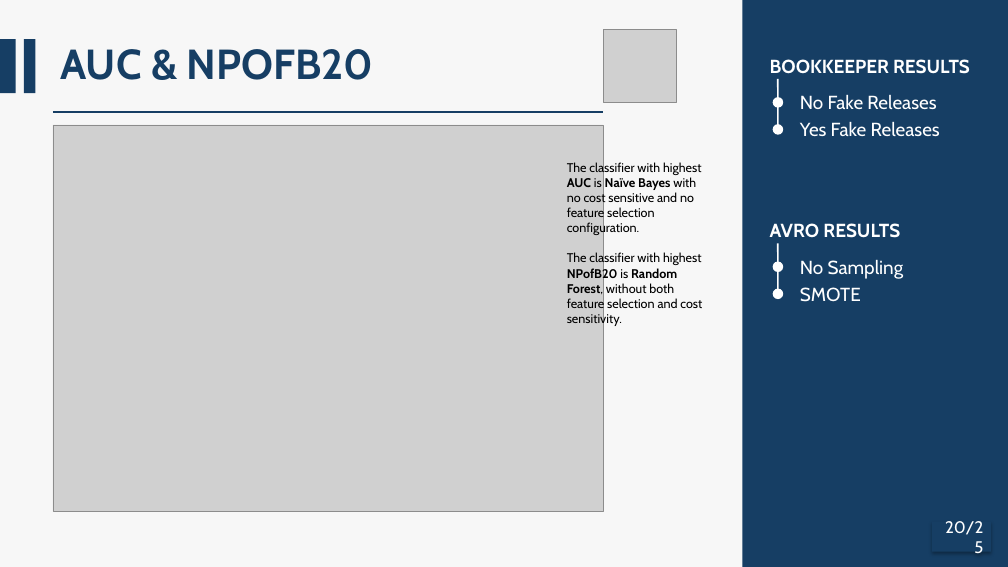
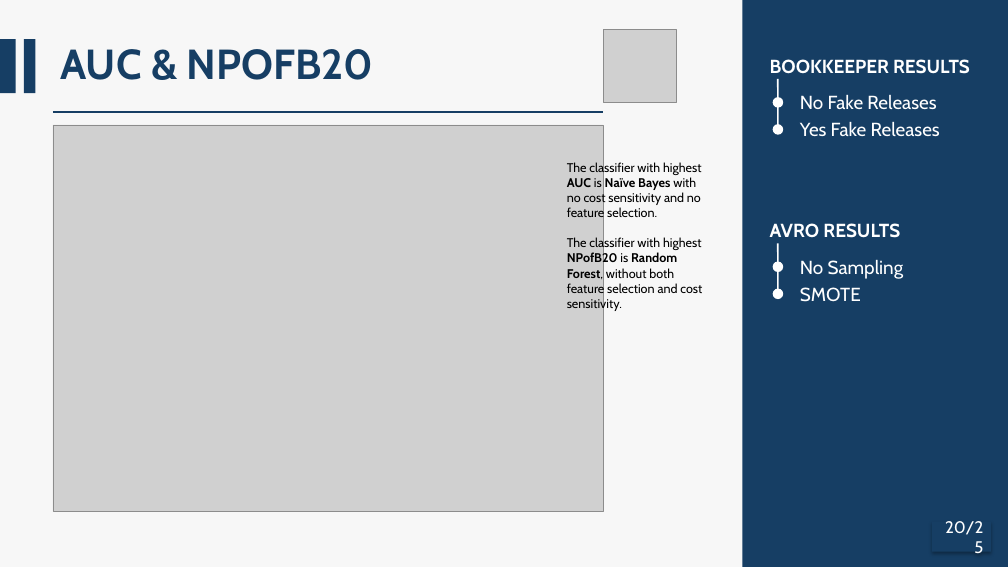
Before and after one commit to AlessandroFinocchi/ISW2_Metrics_Proj, a slide deck: slide 20 of docs/ISW2_Presentation.pptm. Drawn at 1008x567 pixels with LibreOffice and Linux fonts; fonts in the diff are those of the drawing; grey boxes stand for pictures. Boxes give left, top, right and bottom in pixels: in the first picture for what was removed or moved away, otherwise in the second. Text is boxed around its words. In the diff, an @@ line names an element or a change of style, - is before the commit and + after.

```diff
--- a/docs/ISW2_Presentation.pptm
+++ b/docs/ISW2_Presentation.pptm
@@ text at (567,161,701,220): text changed @@
-The classifier with highest AUC is Naïve Bayes with no cost sensitive and no feature selection configuration.
+The classifier with highest AUC is Naïve Bayes with no cost sensitivity and no feature selection.
```
Also in this commit, not shown: 13 other slides changed.
